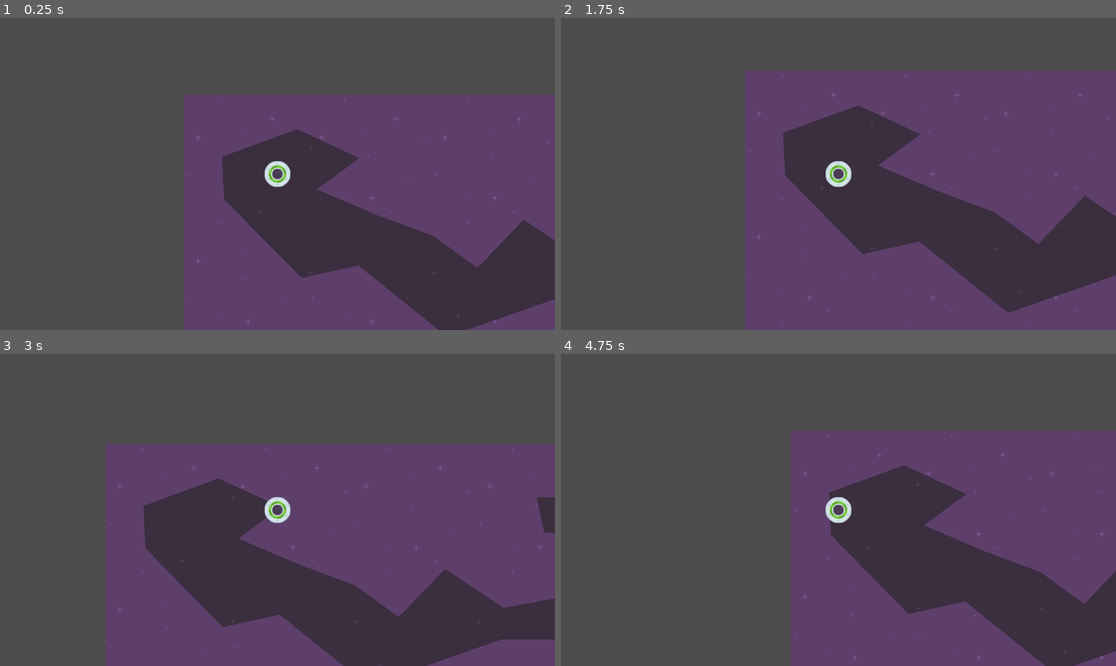
Above: before the commit, frames 1-4 (two rows, left to right).
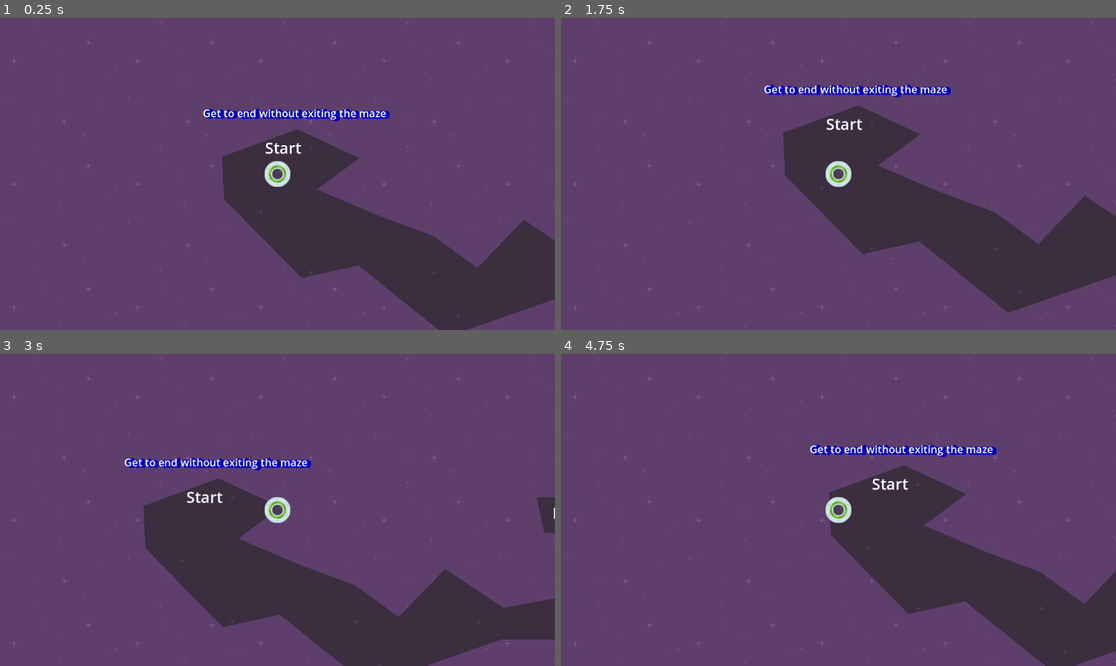
Above: after the commit, the same moments.

Repository: RagingTurtle/learning_godot
Game: Godot game, scene res://level_1.tscn
Same seed, same stepped clock (60 frames per second), same inputs: the game is played once before the commit and once after it.
Inputs:
- Up to frame 1 (0.25 s): no input
- Up to frame 2 (1.75 s): tap Enter at 0.5 s; hold Right (move_right) 0.53-1.28 s; hold Down (move_down) from 1.28 s (still down)
- Up to frame 3 (3 s): release Down (move_down) at 2.03 s; hold Right (move_right) 2.03-2.78 s; hold Up (move_up) from 2.78 s (still down)
- Up to frame 4 (4.75 s): release Up (move_up) at 3.53 s; hold Left (move_left) from 3.53 s (still down)

The runs differ from the first frame. In frame 1, 51% of the frame differs, in the area x 0-100%, y 0-100%; in frame 2, 45%; in frame 3, 43%; in frame 4, 57%.

Commit message:
clean up

Diff:
--- a/Speedy Saucer/level_1.tscn
+++ b/Speedy Saucer/level_1.tscn
@@ -1,19 +1,64 @@
-[gd_scene load_steps=5 format=3 uid="uid://dntnyk2l4rrmm"]
+[gd_scene load_steps=7 format=3 uid="uid://dntnyk2l4rrmm"]
 
 [ext_resource type="Script" path="res://level.gd" id="1_3dki4"]
 [ext_resource type="Texture2D" uid="uid://snoeo72nyo61" path="res://assets/purple.png" id="1_itkp2"]
 [ext_resource type="PackedScene" uid="uid://c2esgnrnhhsaa" path="res://player.tscn" id="2_umo7f"]
 [ext_resource type="PackedScene" uid="uid://cnv2n1efcaa68" path="res://maze.tscn" id="4_32h8c"]
 
+[sub_resource type="LabelSettings" id="LabelSettings_4w58x"]
+font_size = 32
+
+[sub_resource type="LabelSettings" id="LabelSettings_dl1jr"]
+font_size = 22
+shadow_size = 9
+shadow_color = Color(0, 0, 0.768627, 1)
+shadow_offset = Vector2(6.8, 1)
+
 [node name="Level1" type="Node2D"]
 script = ExtResource("1_3dki4")
 
-[node name="BG" type="TextureRect" parent="."]
+[node name="Graphics" type="Node" parent="."]
+
+[node name="CanvasLayer" type="CanvasLayer" parent="Graphics"]
+layer = -10
+
+[node name="BG" type="TextureRect" parent="Graphics/CanvasLayer"]
 z_index = -100
-offset_right = 1152.0
-offset_bottom = 648.0
+anchors_preset = 15
+anchor_right = 1.0
+anchor_bottom = 1.0
+grow_horizontal = 2
+grow_vertical = 2
 texture = ExtResource("1_itkp2")
 stretch_mode = 1
+
+[node name="StartLabel" type="Label" parent="Graphics"]
+z_index = -10
+offset_left = 168.0
+offset_top = 88.0
+offset_right = 245.0
+offset_bottom = 136.0
+text = "Start"
+label_settings = SubResource("LabelSettings_4w58x")
+
+[node name="EndLabel" type="Label" parent="Graphics"]
+z_index = -10
+offset_left = 928.0
+offset_top = 121.0
+offset_right = 1005.0
+offset_bottom = 169.0
+text = "End"
+label_settings = SubResource("LabelSettings_4w58x")
+
+[node name="TutorialLabel" type="Label" parent="Graphics"]
+z_index = -10
+offset_left = -47.0
+offset_top = 23.0
+offset_right = 506.0
+offset_bottom = 71.0
+text = "Get to end without exiting the maze"
+label_settings = SubResource("LabelSettings_dl1jr")
+horizontal_alignment = 1
 
 [node name="Player" parent="." instance=ExtResource("2_umo7f")]
 position = Vector2(194, 165)
